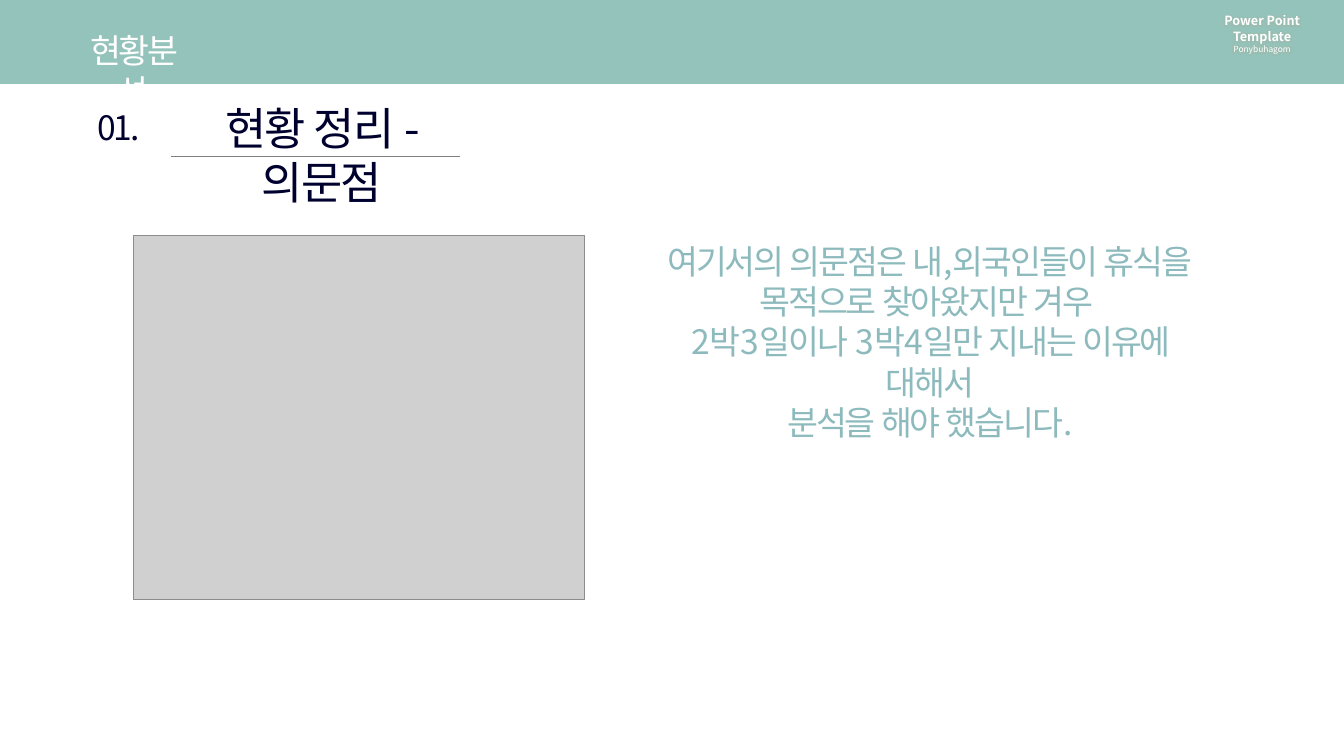
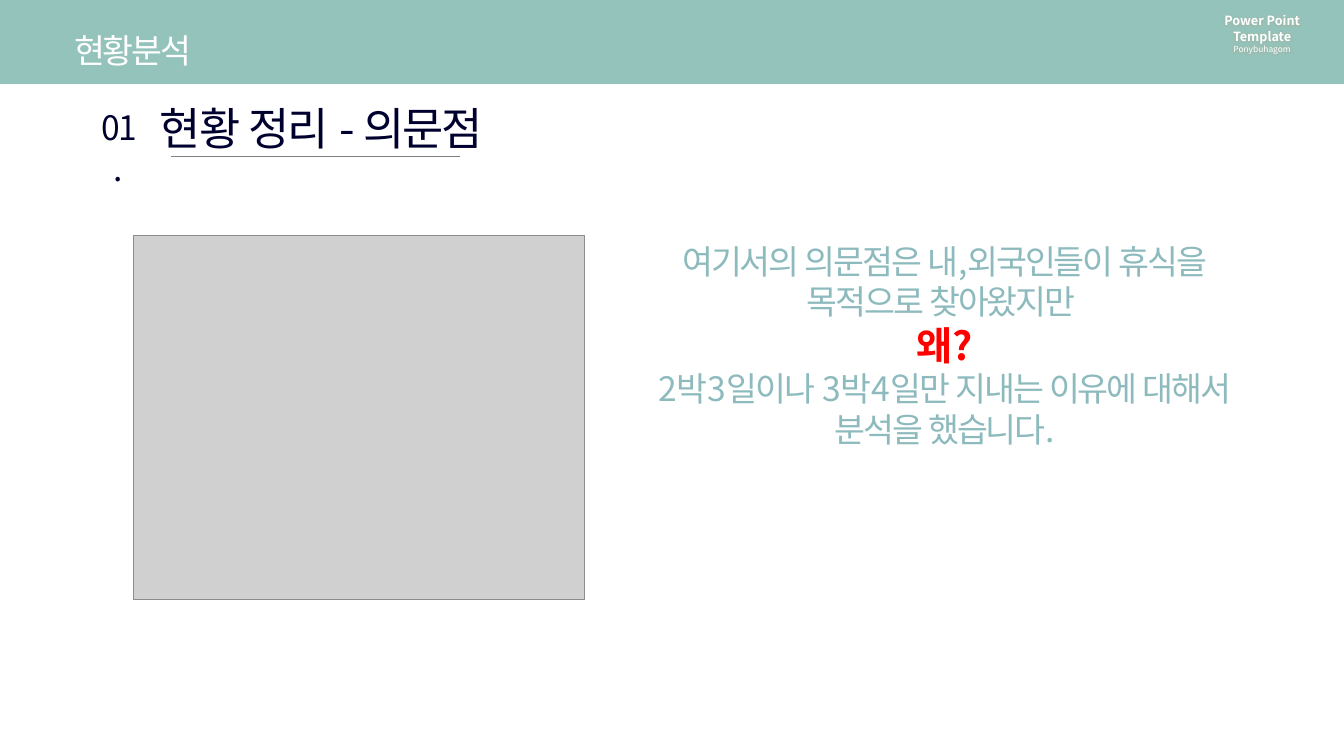
Before and after one commit to so-jeong0127/6-project, a slide deck: slide 8 of 6조 최종 PPT.pptx. Drawn at 1344x756 pixels with LibreOffice and Linux fonts; fonts in the diff are those of the drawing; grey boxes stand for pictures. Boxes give left, top, right and bottom in pixels: in the first picture for what was removed or moved away, otherwise in the second. Text is boxed around its words. In the diff, an @@ line names an element or a change of style, - is before the commit and + after.

```diff
--- a/6조 최종 PPT.pptx
+++ b/6조 최종 PPT.pptx
@@ text "현황분석" rewrapped from [90, 35, 179, 84] to [74, 35, 191, 66] @@
@@ text "01." rewrapped from [97, 115, 139, 141] to [102, 115, 137, 141] @@
@@ text "현황 정리 - 의문점" rewrapped from [225, 107, 394, 203] to [160, 107, 482, 149] @@
@@ text at [807, 279, 1075, 364]: text changed @@
-목적으로 찾아왔지만 겨우
+목적으로 찾아왔지만
+왜?
@@ text at [835, 414, 1055, 445]: text changed @@
-분석을 해야 했습니다.
+분석을 했습니다.
```
Also in this commit, not shown: 4 other slides changed, 5 slides added, 1 slide removed, 5 other files.
